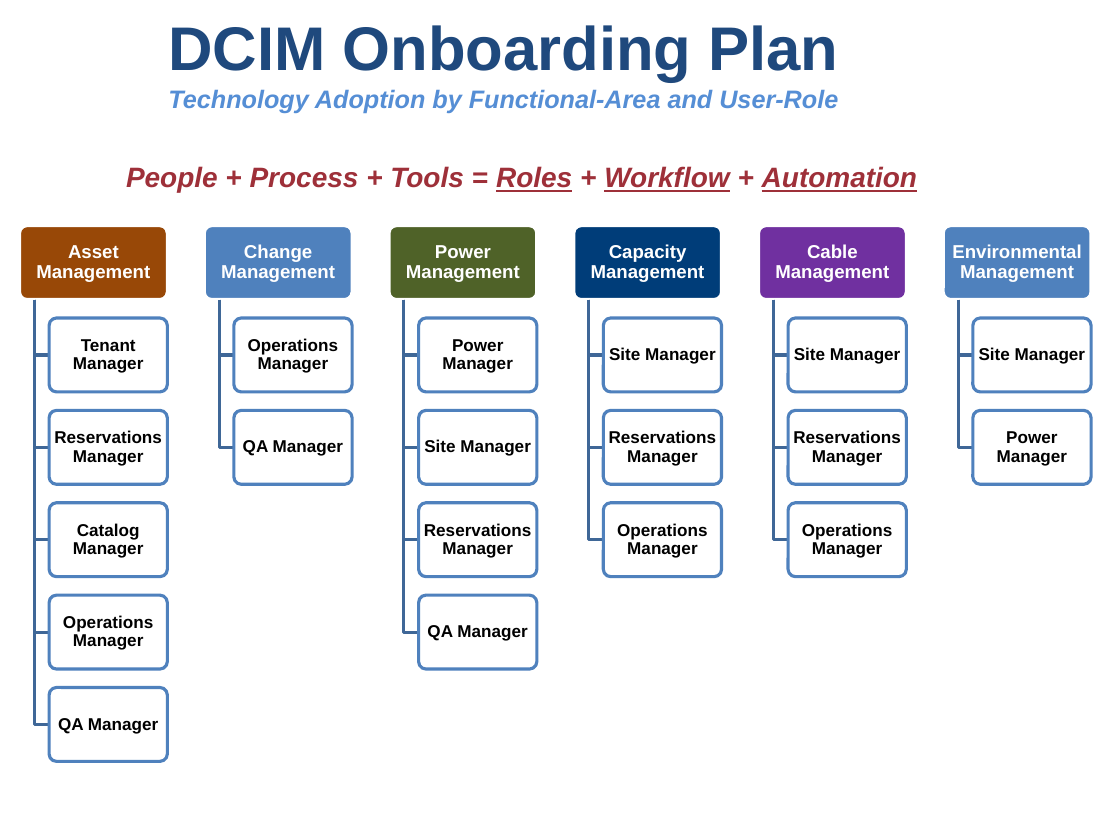
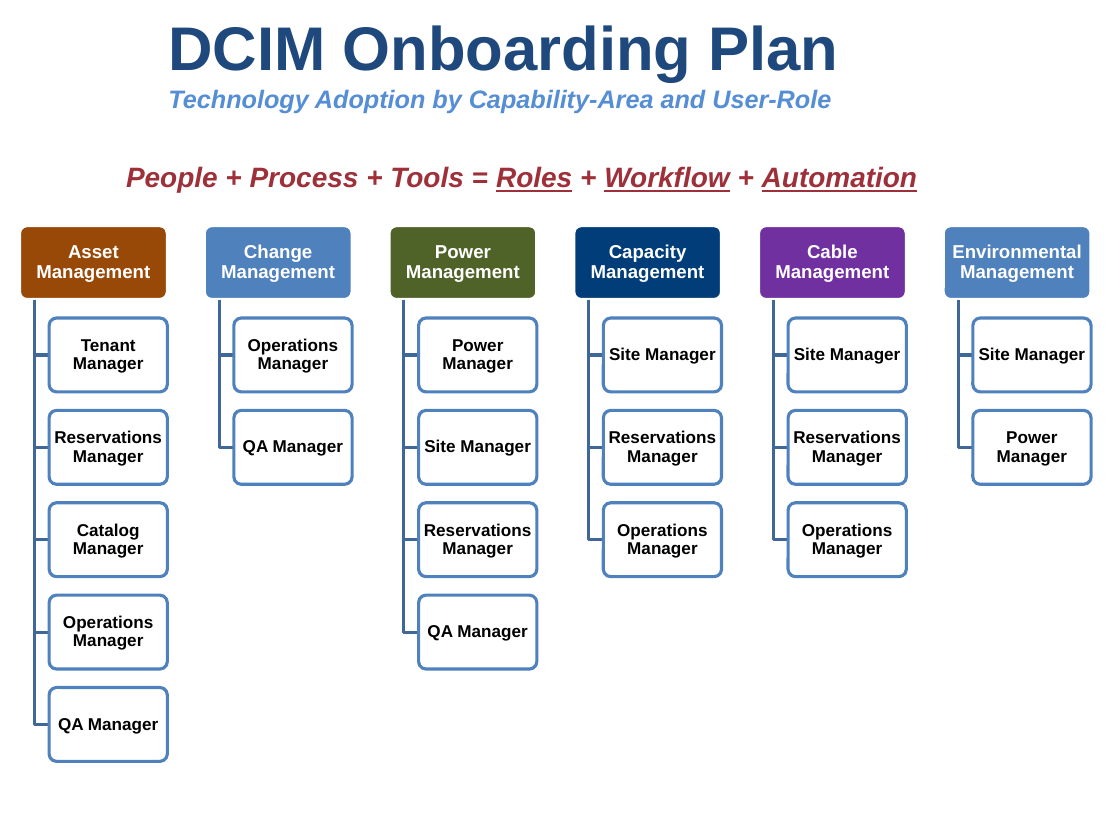
Before and after one commit to UsefulEngines/DcimTechnologyAdoption, a slide deck: slide 2 of DCIM-RolesWorkflowAutomation.pptx. Drawn at 1120x840 pixels with LibreOffice and Linux fonts; fonts in the diff are those of the drawing. Boxes give left, top, right and bottom in pixels: in the first picture for what was removed or moved away, otherwise in the second. Text is boxed around its words. In the diff, an @@ line names an element or a change of style, - is before the commit and + after.

```diff
--- a/DCIM-RolesWorkflowAutomation.pptx
+++ b/DCIM-RolesWorkflowAutomation.pptx
@@ title at (168, 25, 838, 113): text changed @@
-DCIM Onboarding Plan
-Technology Adoption by Functional-Area and User-Role
+DCIM Onboarding Plan
+Technology Adoption by Capability-Area and User-Role
```
Also in this commit, not shown: 4 other slides changed.
